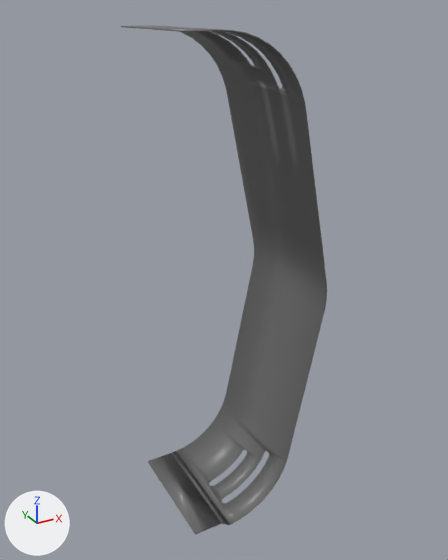
The OBJ model phoebe_mujoco_config/description/assets/full/end-cover.obj: old version first, new version second.
The view is the same before and after, from a 50 mm lens placed at (-0.103, -0.921, 0.416), pointed at (0.345, -0.106, 0.009). Arrows for +X, +Y and +Z are at lower left; the lights stay in place. The first picture is the older version. Where no turn or scale is listed for an object, it has been applied to the vertices.

The scene before the commit, as lines of its bpy script (objects in view):
```python
me_end_cover = bpy.data.meshes.new('end-cover')
me_end_cover.from_pydata(...)  # 392 vertices, 796 faces; spans x 0.232..0.466, y -0.222..-0.004, z -0.392..0.392
me_end_cover.materials.append(mat_new_mat_color_002)  # dark grey #6c6c6c
ob_end_cover = bpy.data.objects.new('end-cover', me_end_cover)
ob_end_cover.location = (0.0, 0.0, 0.0)
```
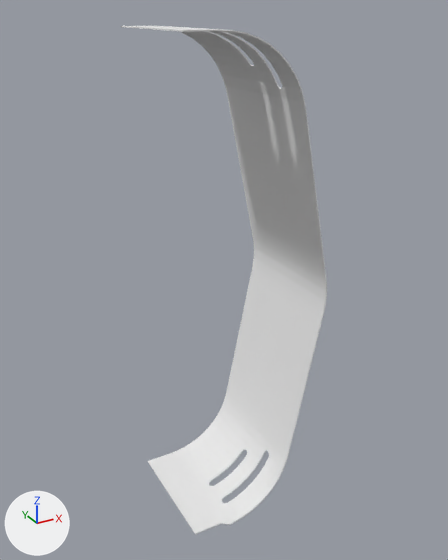
The change, as JSON lines over the scene's bpy script:
```json
{"op": "add", "block": "mat_mtl_m2", "code": ["mat_mtl_m2 = principled_material('mtl_m2')", "mat_mtl_m2.base_color = (0.8, 0.8, 0.8)  # white #e7e7e7", "mat_mtl_m2.roughness = 1.0"]}
{"block": "me_end_cover", "where": "me_end_cover.from_pydata(...)  # 392 vertices, 796 faces; spans x 0.232..0.466, y -0.222..-0.004, z -0.392..0.392"}
{"block": "me_end_cover", "where": "# used by ob_end_cover; location = (0.0, 0.0, 0.0)"}
{"op": "remove", "block": "me_end_cover", "code": "me_end_cover.materials.append(mat_new_mat_color_002)  # dark grey #6c6c6c"}
{"block": "me_end_cover", "change": "me_end_cover part 1: all faces are now shaded flat (796 of 796 changed)"}
{"op": "add", "block": "me_end_cover", "code": "me_end_cover.materials.append(mat_mtl_m2)  # white #e7e7e7"}
```

Changed parts and their boxes (x1, y1, x2, y2) in the pictures (448 x 560 px):
```json
{"object": "end-cover", "change": "recoloured, shading changed", "before": [121, 26, 327, 534], "after": [121, 26, 327, 534], "on screen": "dark grey to white"}
```
